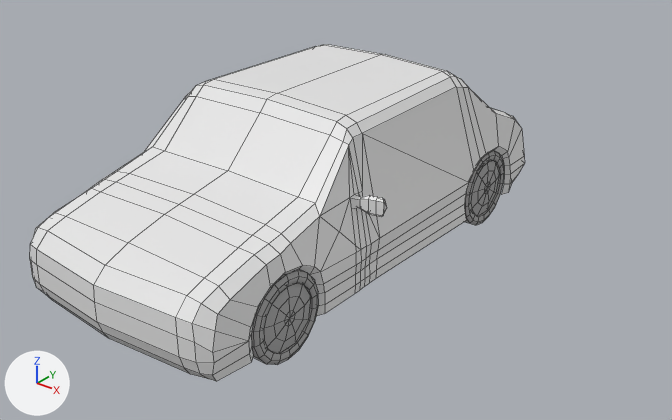
Two versions of the FBX model Source/Cars/Car.FBX, one commit apart.
Both versions are drawn from a 50 mm camera at (2.35, -3.69, 2.34) aimed at (-0.44, -0.21, 0.18). Every picture has the same lights, and +X, +Y and +Z are marked at lower left. Both versions are drawn at frame 2 of the action 'Take 001'; the numbers are the values there. Mesh edges are drawn as thin lines.

Objects in the first picture: 'Cylinder002', 'tireBackL', 'tireFrontL'.
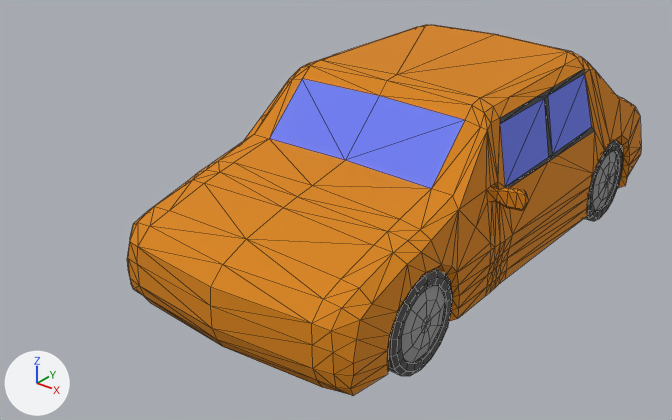
Boxes (x1, y1, x2, y2) around the edits, measured in the pictures (672 x 420 px):
'Car', added (orange): after (127, 25, 641, 396)
    faces in mat_car (orange #d88300): (127, 25, 641, 396)
    faces in mat_glass (blue #6d7df0): (269, 74, 592, 189)
    faces in mat_windowstrips (dark grey #4d4d4d): (500, 69, 594, 187)
'Cylinder002', deleted: before (30, 44, 525, 381)
'tireFrontL', recoloured, moved: before (251, 269, 319, 365); after (388, 270, 453, 376)
'tireBackL', recoloured, moved: before (464, 151, 504, 225); after (584, 140, 623, 221)
part 1 of me_mesh, recoloured: before (264, 284, 311, 353); after (401, 285, 445, 363)
part 2 of me_mesh, recoloured: before (251, 269, 319, 365); after (388, 270, 453, 376)
part 3 of me_mesh_001, recoloured: before (471, 161, 499, 216); after (592, 151, 618, 211)
part 4 of me_mesh_001, recoloured: before (465, 151, 504, 207); after (588, 140, 623, 200)
part 5 of me_mesh_001, recoloured: before (464, 184, 503, 225); after (584, 176, 621, 221)

Diff of the bpy script that builds the scene:
```diff
--- a/Source/Cars/Car.FBX.py
+++ b/Source/Cars/Car.FBX.py
@@ mat_rim @@
+mat_rim = principled_material('Rim')
+mat_rim.base_color = (0.329, 0.329, 0.329)  # grey #9b9b9b
+mat_rim.roughness = 0.859
@@ mat_tire @@
+mat_tire = principled_material('Tire')
+mat_tire.base_color = (0.0784, 0.0784, 0.0784)  # dark grey #4f4f4f
+mat_tire.roughness = 0.859
@@ mat_windowstrips @@
+mat_windowstrips = principled_material('WindowStrips')
+mat_windowstrips.base_color = (0.0745, 0.0745, 0.0745)  # dark grey #4d4d4d
+mat_windowstrips.roughness = 0.859
@@ mat_glass @@
+mat_glass = principled_material('Glass')
+mat_glass.base_color = (0.153, 0.204, 0.875)  # blue #6d7df0
+mat_glass.roughness = 0.859
@@ mat_car @@
+mat_car = principled_material('Car')
+mat_car.base_color = (0.69, 0.227, 0.0)  # orange #d88300
+mat_car.roughness = 0.859
@@ me_mesh @@
 me_mesh.from_pydata(...)  # 146 vertices, 126 faces; spans x -4.5..4.5, y -11.1..11.1, z -10.9..10.9
 # used by ob_tirefrontl; location = (-0.204, -0.958, 0.002); rotation_euler = (1.571, 0.0, 0.0), in degrees (90, 0, 0); scale = (0.0208, 0.0208, 0.0208)
+# me_mesh part 1: all 27 faces centred in x 4.0..4.5, y -6.4..6.3, z -6.4..6.4 switch from mat_lambert1 (grey #aaaaaa) to mat_rim (grey #9b9b9b)
+# me_mesh part 2: 90 of the faces centred in x -4.5..4.2, y -10.8..10.8, z -10.9..10.9 switch from mat_lambert1 (grey #aaaaaa) to mat_tire (dark grey #4f4f4f)
@@ me_mesh_001 @@
 me_mesh_001.from_pydata(...)  # 146 vertices, 126 faces; spans x -4.9..4.9, y -11.9..11.9, z -11.8..11.8
 # used by ob_tirebackl; location = (-0.222, 0.856, 0.014); rotation_euler = (1.571, 0.0, 0.0), in degrees (90, 0, 0); scale = (0.0195, 0.0195, 0.0195)
+# me_mesh_001 part 3: all 27 faces centred in x 4.3..4.9, y -6.9..6.7, z -6.9..6.9 switch from mat_lambert1 (grey #aaaaaa) to mat_rim (grey #9b9b9b)
+# me_mesh_001 part 4: 50 of the faces centred in x -4.8..4.6, y 0.0..11.6, z -11.8..11.8 switch from mat_lambert1 (grey #aaaaaa) to mat_tire (dark grey #4f4f4f)
+# me_mesh_001 part 5: 40 of the faces centred in x -4.8..4.6, y -11.6..-3.0, z -11.1..11.1 switch from mat_lambert1 (grey #aaaaaa) to mat_tire (dark grey #4f4f4f)
@@ me_mesh_004_1 @@
+me_mesh_004_1.from_pydata(...)  # 444 vertices, 800 faces; spans x -101.0..-13.0, y -146.0..146.0, z -78.0..78.0
+# faces by material slot: [24, 28, 748]
+me_mesh_004_1.materials.append(mat_glass)  # blue #6d7df0
+me_mesh_004_1.materials.append(mat_windowstrips)  # dark grey #4d4d4d
+me_mesh_004_1.materials.append(mat_car)  # orange #d88300
@@ ob_cylinder002 @@
-ob_cylinder002 = bpy.data.objects.new('Cylinder002', me_mesh_004)
-ob_cylinder002.location = (-0.753, 0.008, 0.406)
-ob_cylinder002.rotation_euler = (0.0, 1.571, 0.0)  # degrees (0, 90, 0)
-ob_cylinder002.scale = (0.01, 0.01, 0.01)
@@ ob_tirefrontl @@
 ob_tirefrontl = bpy.data.objects.new('tireFrontL', me_mesh)
-ob_tirefrontl.location = (-0.204, -0.958, 0.002)
+ob_tirefrontl.location = (0.506, -0.907, 0.23)
 ob_tirefrontl.rotation_euler = (1.571, 0.0, 0.0)  # degrees (90, 0, 0)
@@ ob_tirebackl @@
 ob_tirebackl = bpy.data.objects.new('tireBackL', me_mesh_001)
-ob_tirebackl.location = (-0.222, 0.856, 0.014)
+ob_tirebackl.location = (0.489, 0.906, 0.243)
 ob_tirebackl.rotation_euler = (1.571, 0.0, 0.0)  # degrees (90, 0, 0)
@@ ob_car @@
+ob_car = bpy.data.objects.new('Car', me_mesh_004_1)
+ob_car.location = (-0.054, -0.037, 0.0)
+ob_car.rotation_euler = (0.0, 1.571, 0.0)  # degrees (0, 90, 0)
+ob_car.scale = (0.01, 0.01, 0.01)
```
